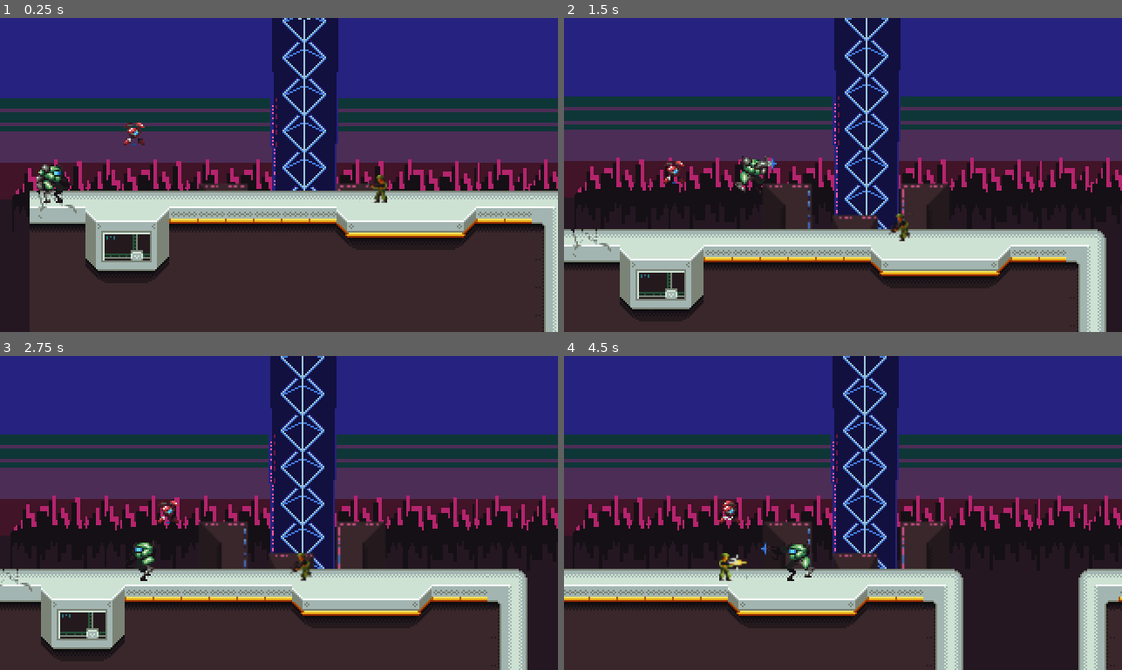
Above: before the commit, frames 1-4 (two rows, left to right).
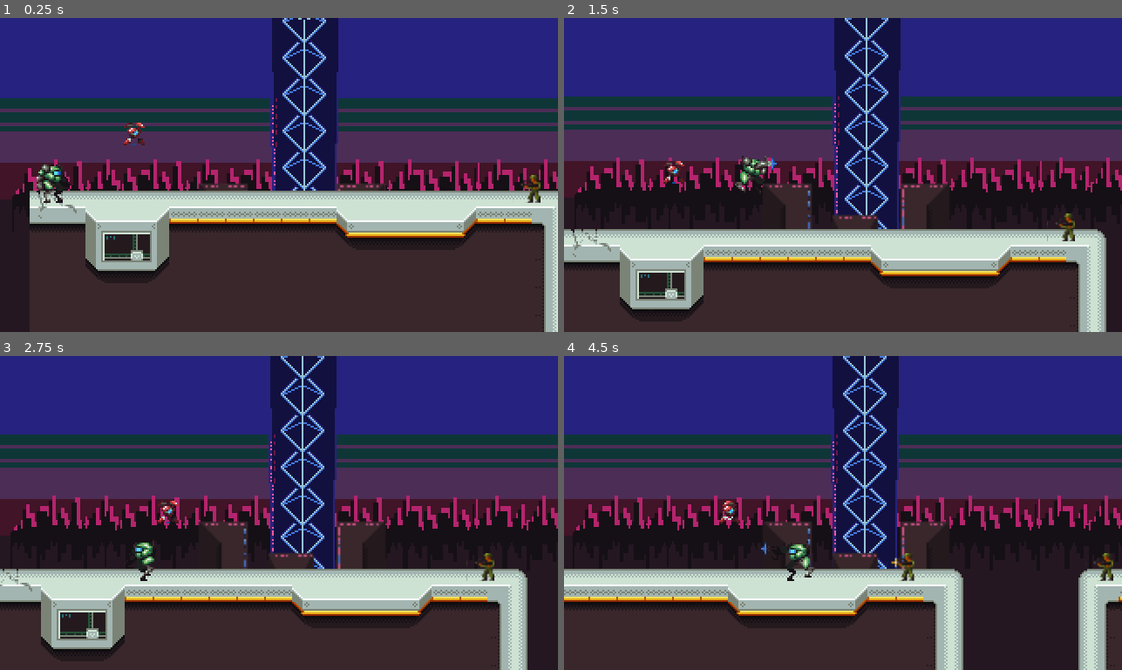
Above: after the commit, the same moments.

Repository: abidjappie/ludem-dare-46
Game: Godot game, scene res://src/scenes/Default_Scene.tscn
Same seed, same stepped clock (60 frames per second), same inputs: the game is played once before the commit and once after it.
Inputs (mouse positions are in pixels of both pictures, inside the frame that each line leads up to):
- Up to frame 1 (0.25 s): no input
- Up to frame 2 (1.5 s): move the mouse to (965, 159) at 0.52 s; hold D (right) from 0.53 s (still down); click (965, 159) at 0.6 s; tap Space (jump) at 0.77 s; move the mouse to (731, 190) at 1.27 s; click (731, 190) at 1.35 s
- Up to frame 3 (2.75 s): tap Space (jump) at 1.52 s; move the mouse to (334, 443) at 2.02 s; release D (right) at 2.03 s; hold A (left) from 2.03 s (still down); click (334, 443) at 2.1 s
- Up to frame 4 (4.5 s): move the mouse to (815, 575) at 2.77 s; release A (left) at 2.78 s; hold D (right) 2.78-4.28 s; click (815, 575) at 2.85 s; tap Space (jump) at 3.02, 3.77 s; move the mouse to (1010, 560) at 3.52 s; click (1010, 560) at 3.6 s; move the mouse to (675, 465) at 4.27 s; hold A (left) from 4.28 s (still down); click (675, 465) at 4.35 s

The runs differ from the first frame. In frame 1, 0.3% of the frame differs, in the area x 65-97%, y 50-59%; in frame 2, 0.3%; in frame 3, 0.3%; in frame 4, 0.6%, in the area x 27-99%, y 62-72%.

Commit message:
Added spawner.

Diff:
--- a/src/scenes/Default_Scene.tscn
+++ b/src/scenes/Default_Scene.tscn
@@ -13,6 +13,7 @@
 [ext_resource path="res://src/scenes/Enemy_Grenadier.tscn" type="PackedScene" id=11]
 [ext_resource path="res://src/scenes/DW_1x2.tscn" type="PackedScene" id=12]
 [ext_resource path="res://src/scenes/DW_2x3.tscn" type="PackedScene" id=13]
+[ext_resource path="res://src/scenes/Spawner.tscn" type="PackedScene" id=14]
 
 [sub_resource type="SegmentShape2D" id=1]
 a = Vector2( -0.235275, -50.458 )
@@ -27,9 +28,6 @@
 [node name="Pet_KinematicBody2D" parent="." instance=ExtResource( 2 )]
 
 [node name="Player_KinematicBody2D" parent="." instance=ExtResource( 3 )]
-
-[node name="Enemy_KinematicBody2D2" parent="." instance=ExtResource( 1 )]
-z_index = 1
 
 [node name="EnemyIFV_KB2D" parent="." instance=ExtResource( 10 )]
 position = Vector2( 592, 376 )
@@ -144,3 +142,19 @@
 [node name="CollisionShape2D" type="CollisionShape2D" parent="Level/StaticBody2D2"]
 position = Vector2( 1552, 272 )
 shape = SubResource( 2 )
+
+[node name="EnemySpawner" parent="." instance=ExtResource( 14 )]
+position = Vector2( 288, 424 )
+Mob = ExtResource( 1 )
+
+[node name="EnemySpawner2" parent="." instance=ExtResource( 14 )]
+position = Vector2( 392, 424 )
+Mob = ExtResource( 1 )
+
+[node name="EnemySpawner3" parent="." instance=ExtResource( 14 )]
+position = Vector2( 888, 328 )
+Mob = ExtResource( 1 )
+
+[node name="EnemySpawner4" parent="." instance=ExtResource( 14 )]
+position = Vector2( 1096, 568 )
+Mob = ExtResource( 1 )
--- a/src/scenes/Enemy_KinematicBody2D2.tscn
+++ b/src/scenes/Enemy_KinematicBody2D2.tscn
@@ -103,7 +103,6 @@
 extents = Vector2( 4, 8 )
 
 [node name="Enemy_KinematicBody2D2" type="KinematicBody2D"]
-position = Vector2( 200, 425 )
 script = ExtResource( 2 )
 
 [node name="AnimatedSprite" type="AnimatedSprite" parent="."]
--- /dev/null
+++ b/src/scenes/Spawner.gd
@@ -0,0 +1,28 @@
+extends Node2D
+
+export (PackedScene) var Mob
+
+var spawned = false
+var last_child = null
+var scene
+
+# Called when the node enters the scene tree for the first time.
+func _ready():
+	scene = get_node("..")
+
+# Called every frame. 'delta' is the elapsed time since the previous frame.
+func _process(delta):
+	if $VisibilityNotifier2D.is_on_screen():
+		if !spawned:
+			spawnMob()
+			spawned = true
+	else:
+		if (last_child!=null):
+			if position.distance_to(last_child.position)>10:
+				spawned = false
+
+func spawnMob():
+	var mob = Mob.instance()
+	mob.position = position
+	scene.add_child(mob)
+	last_child = mob
--- /dev/null
+++ b/src/scenes/Spawner.tscn
@@ -0,0 +1,9 @@
+[gd_scene load_steps=2 format=2]
+
+[ext_resource path="res://src/scenes/Spawner.gd" type="Script" id=1]
+
+[node name="Spawner" type="Node2D"]
+script = ExtResource( 1 )
+
+[node name="VisibilityNotifier2D" type="VisibilityNotifier2D" parent="."]
+rect = Rect2( -8, -8, 16, 16 )
Not shown: 1 places in src/scenes/Default_Scene.tscn that only renumber resources
